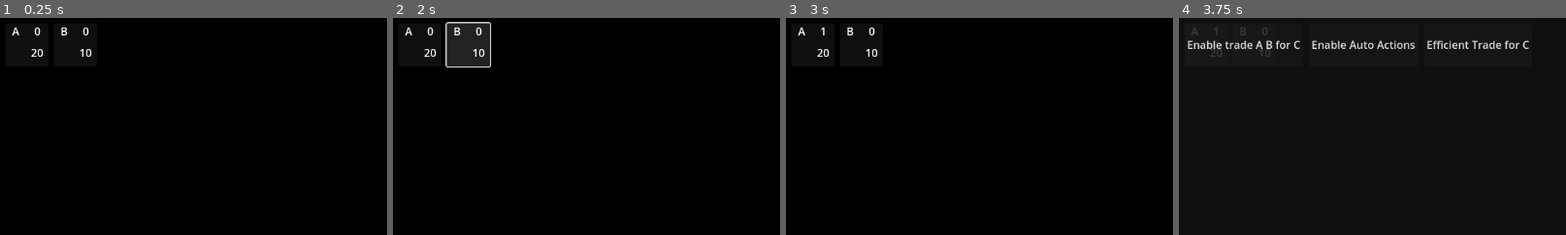
Above: before the commit, frames 1-4 (left to right).
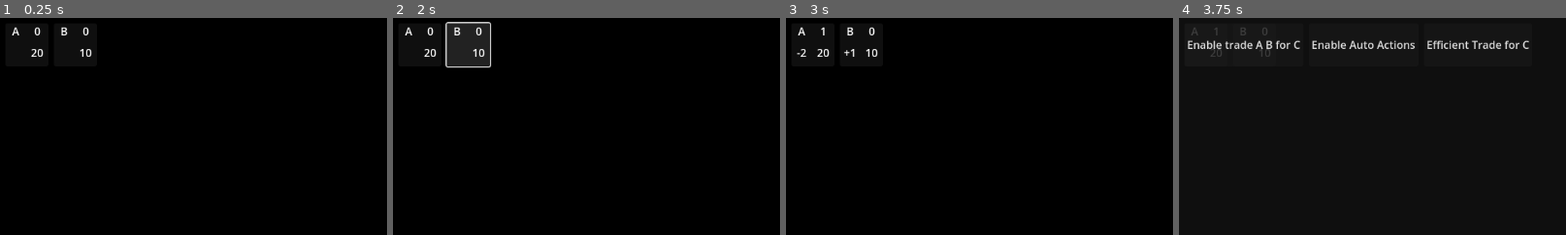
Above: after the commit, the same moments.

Repository: Carth501/The-Big-Grid
Game: Godot game, scene res://scenes/Game.tscn
Two runs of this game, one before a commit and one after it. Both use one fixed random seed, a clock stepped at 60 frames per second and the inputs below.
Inputs:
- Up to frame 1 (0.25 s): no input
- Up to frame 2 (2 s): click "[center]A[center]" at 0.5 s; click "[center]B[center]" at 1.25 s
- Up to frame 3 (3 s): click "Increment A" at 2 s; click "Trade A for B" at 2.75 s
- Up to frame 4 (3.75 s): click "Development" at 3.5 s
The pictures show only the part of the screen within x 0-50%, y 0-50%; the shares and areas given below are measured in that part.

Frames 1-2 are identical in both runs. In frame 3, less than 0.1% of the frame differs, in the area x 2-18%, y 14-18%; in frame 4, nothing differs.

Commit message:
handle delta displays

Diff:
--- a/scenes/Resource_Stack.tscn
+++ b/scenes/Resource_Stack.tscn
@@ -2,7 +2,7 @@
 
 [ext_resource type="Script" path="res://scripts/resource.gd" id="1_qgdif"]
 
-[node name="ResourceStack" type="Control" node_paths=PackedStringArray("name_label", "value_label", "max_label")]
+[node name="ResourceStack" type="Control" node_paths=PackedStringArray("name_label", "value_label", "max_label", "delta_label")]
 layout_mode = 3
 anchors_preset = 15
 anchor_right = 1.0
@@ -13,6 +13,7 @@
 name_label = NodePath("Button/Name")
 value_label = NodePath("Button/Count")
 max_label = NodePath("Button/Max")
+delta_label = NodePath("Button/Delta")
 
 [node name="Button" type="Button" parent="."]
 layout_mode = 0
@@ -28,6 +29,7 @@
 fit_content = true
 
 [node name="Count" type="RichTextLabel" parent="Button"]
+layout_mode = 0
 offset_left = 32.0
 offset_right = 64.0
 offset_bottom = 32.0
@@ -36,6 +38,7 @@
 fit_content = true
 
 [node name="Max" type="RichTextLabel" parent="Button"]
+layout_mode = 0
 offset_left = 32.0
 offset_top = 32.0
 offset_right = 64.0
@@ -45,6 +48,7 @@
 fit_content = true
 
 [node name="Delta" type="RichTextLabel" parent="Button"]
+layout_mode = 0
 offset_top = 32.0
 offset_right = 32.0
 offset_bottom = 64.0
--- a/scripts/ActionPanel.gd
+++ b/scripts/ActionPanel.gd
@@ -29,7 +29,7 @@
 		return
 	new_button.change_label(ActionTranslatorSingle.data[id])
 	action_ids.append(id)
-	new_button.declare_filter.connect(set_filter)
+	new_button.declare_changes.connect(set_filter)
 	new_button.end_filter.connect(unset_filter)
 
 func push_action(changes: Variant):
--- a/scripts/action.gd
+++ b/scripts/action.gd
@@ -1,7 +1,7 @@
 class_name action extends Button
 
 signal attempt(change : Array)
-signal declare_filter(filter : Array)
+signal declare_changes(change : Array)
 signal end_filter
 
 var change : Array
@@ -16,10 +16,7 @@
 	text = new_text
 
 func set_filter():
-	var filter = []
-	for resource_change in change:
-		filter.append(resource_change.id)
-	declare_filter.emit(filter)
+	declare_changes.emit(change)
 
 func unset_filter():
 	end_filter.emit()
--- a/scripts/resource.gd
+++ b/scripts/resource.gd
@@ -9,6 +9,7 @@
 @export var name_label : RichTextLabel
 @export var value_label : RichTextLabel
 @export var max_label : RichTextLabel
+@export var delta_label : RichTextLabel
 var _resource_popup : resource_popup
 
 func set_id(new_id: String):
@@ -53,3 +54,15 @@
 		push_error("missing resource popup")
 	_resource_popup.visible = true
 	_resource_popup.set_resource(self)
+
+func set_delta(deltas : Array):
+	var deltas_string = "[center]"
+	for delta in deltas:
+		if(delta > 0):
+			deltas_string += "+"
+		deltas_string += str(delta)
+	deltas_string += "[center]"
+	delta_label.text = deltas_string
+
+func clear_delta():
+	delta_label.text = ""
--- a/scripts/resource_pile.gd
+++ b/scripts/resource_pile.gd
@@ -62,14 +62,20 @@
 			return false
 	return true
 
-func set_filter(list : Array):
-	filter_list = list
+func set_filter(change : Array):
+	var filter = []
+	for resource_change in change:
+		filter.append(resource_change.id)
+		if(resources.has(resource_change.id)):
+			resources[resource_change.id].set_delta(resource_change.deltas)
+	filter_list = filter
 	handle_visibility()
 
 func clear_filter():
 	filter_list = []
 	for resource_bucket in resources:
 		resources[resource_bucket].visible = true
+		resources[resource_bucket].clear_delta()
 
 func handle_visibility():
 	for resource_bucket in resources:
